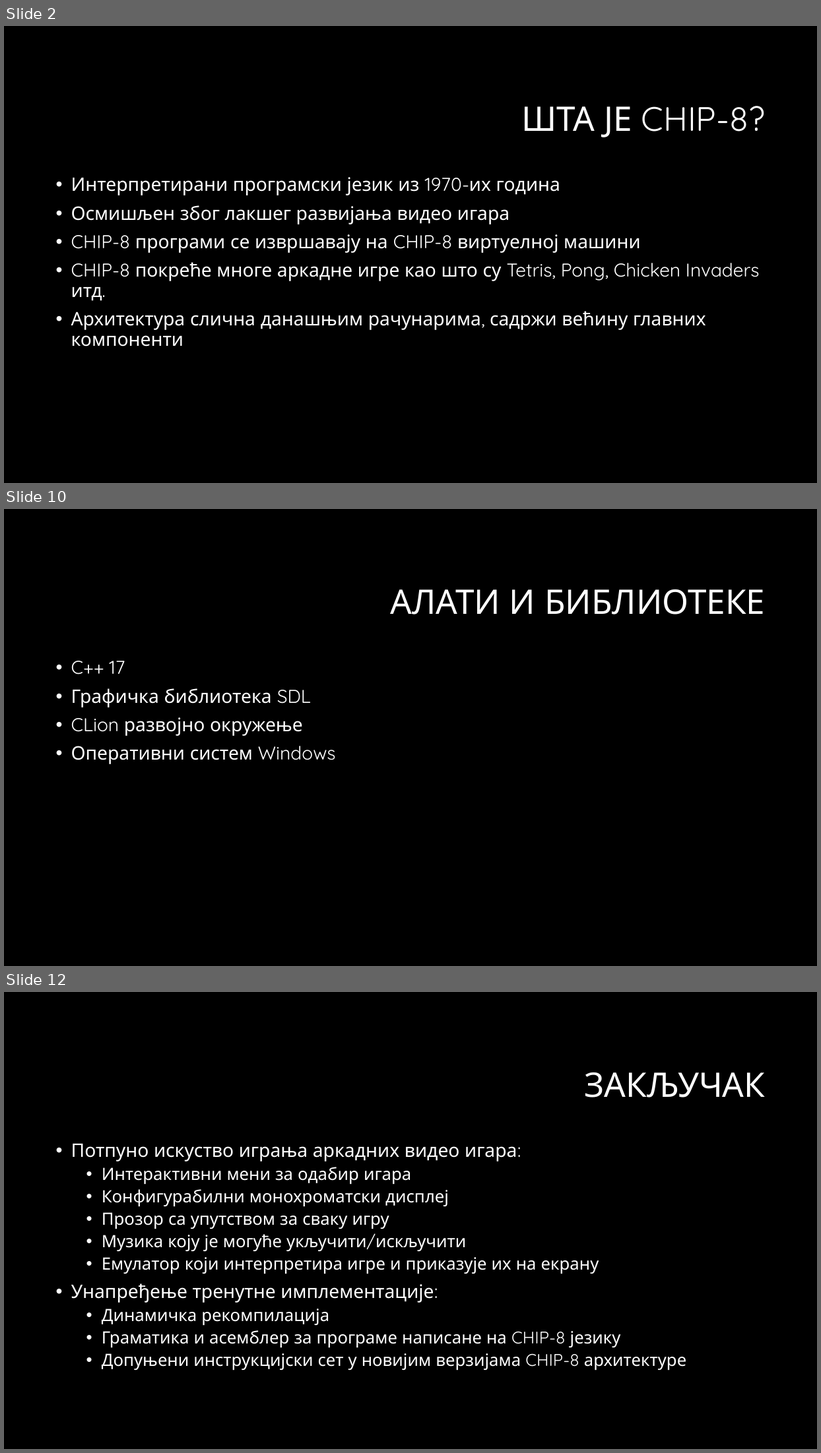
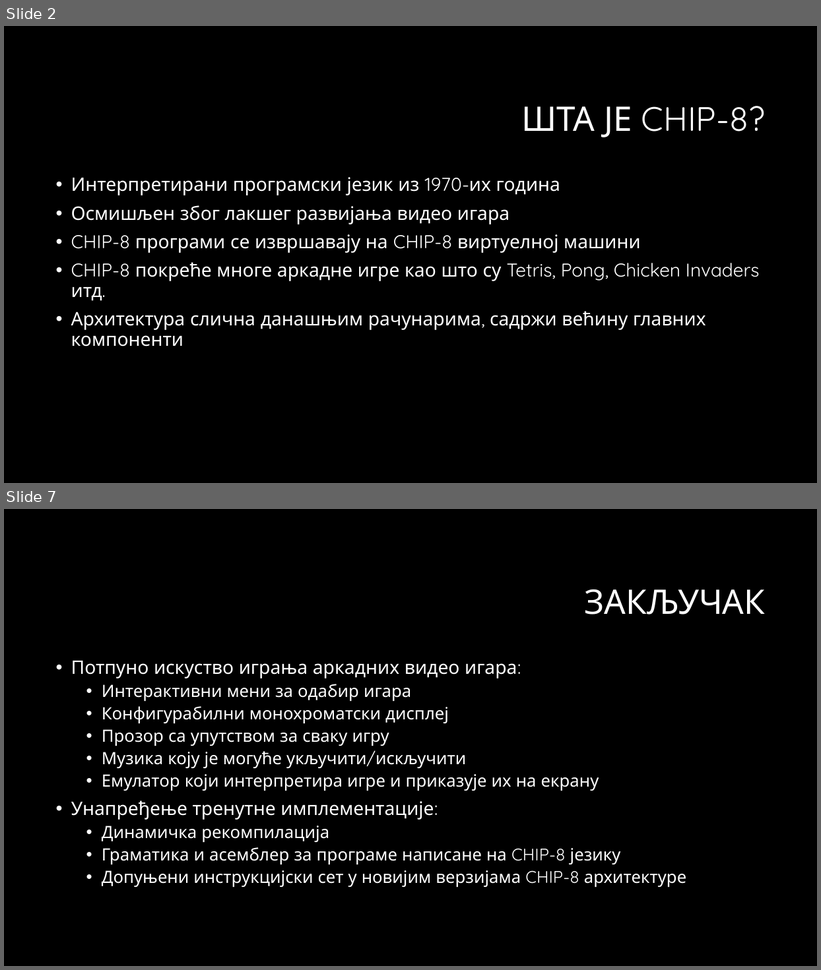
Before and after one commit to markokujundzic/CHIP8, a slide deck: doc/diplomski.pptx. Shown one above the other, each under a label of ours: slides 2, 10 and 12 before the commit, slides 2 and 7 after it; the slides between them are not shown. The pictures are 821x1453 and 821x970 pixels, drawn with LibreOffice and Linux fonts; fonts in the diff are those of the drawing; background and template pictures are left out. Boxes give left, top, right and bottom in pixels: in the first picture for what was removed or moved away, otherwise in the second. Text is boxed around its words. In the diff, an @@ line names an element or a change of style, - is before the commit and + after.

```diff
--- a/doc/diplomski.pptx
+++ b/doc/diplomski.pptx
@@ slide 10 removed at box(4, 509, 817, 966), background #000000 @@
@@ title removed at box(391, 589, 765, 615) @@
-АЛАТИ И БИБЛИОТЕКЕ
@@ text removed at box(71, 661, 336, 764) @@
-• C++ 17
-• Графичка библиотека SDL
-• CLion развојно окружење
-• Оперативни систем Windows
@@ what was slide 12 is now slide 7 @@
```
Also in this commit, not shown: 5 slides changed, 4 other slides removed, 5 other files.
